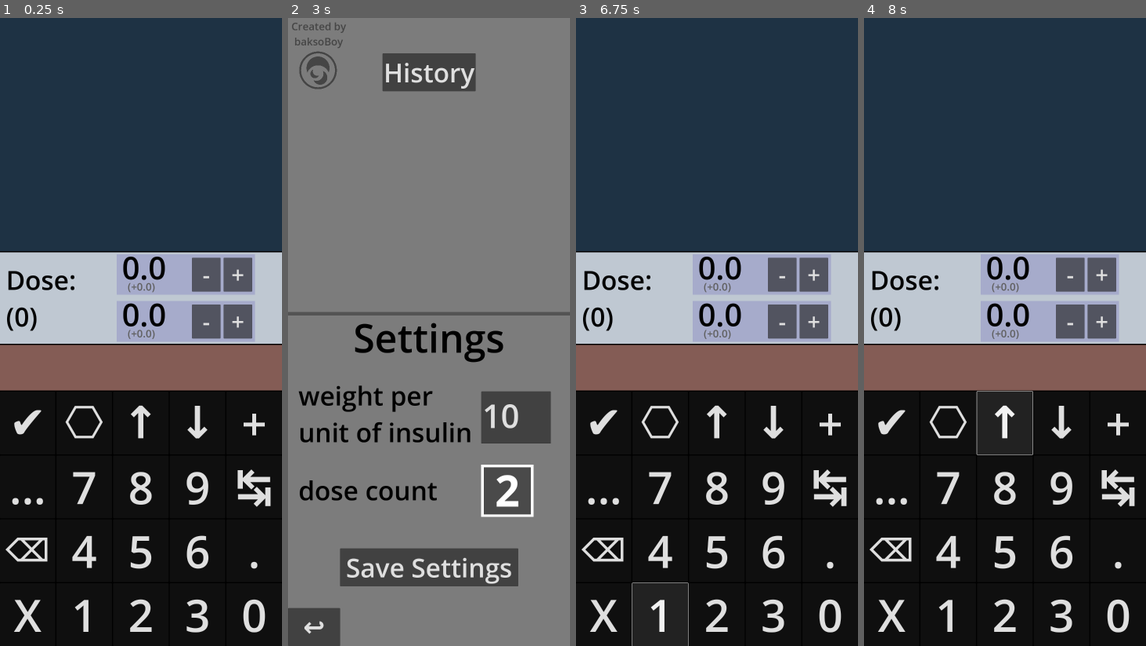
Above: before the commit, frames 1-4 (left to right).
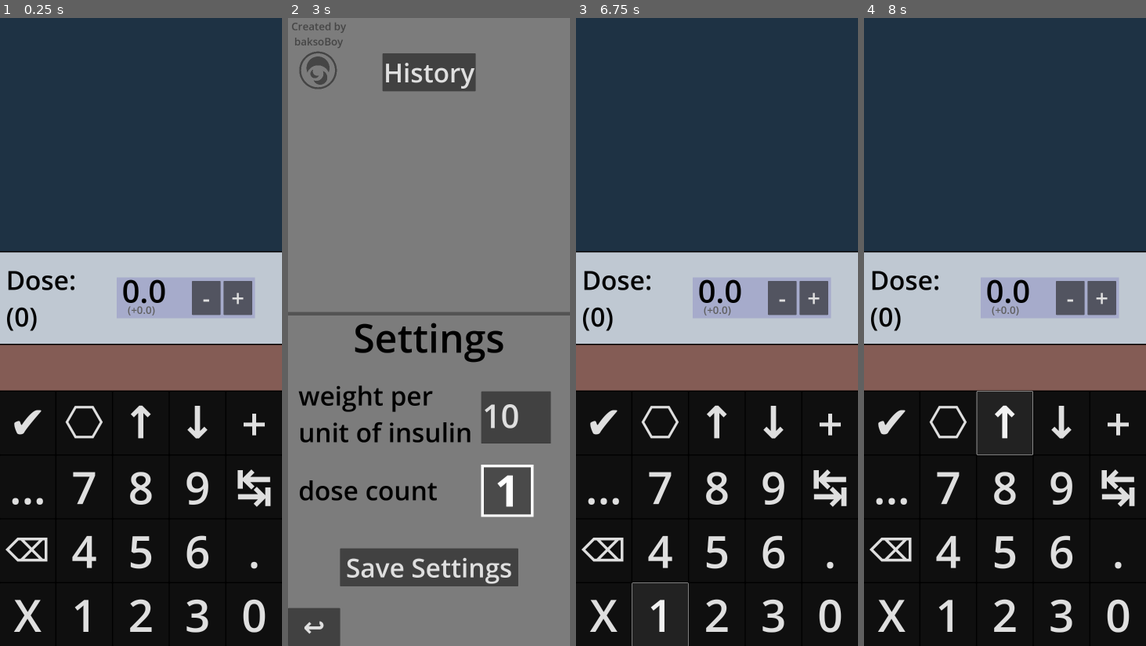
Above: after the commit, the same moments.

Repository: theBaksoBoy/Simple-and-Handy-Insulin-Tool
Game: Godot game, scene res://calculator.tscn
Same seed, same stepped clock (60 frames per second), same inputs: the game is played once before the commit and once after it.
Inputs:
- Up to frame 1 (0.25 s): no input
- Up to frame 2 (3 s): click "+" at 0.5 s; click "-" at 1.25 s; click "✔" at 2 s; click "..." at 2.75 s
- Up to frame 3 (6.75 s): click "⌫" at 3.5 s; click "⎔" at 4.25 s; click "7" at 5 s; click "4" at 5.75 s; click "1" at 6.5 s
- Up to frame 4 (8 s): click "↑" at 7.25 s

The runs differ from the first frame. In frame 1, 4.9% of the frame differs, in the area x 41-91%, y 37-52%; in frame 2, 0.2%; in frame 3, 4.9%; in frame 4, 4.9%.
Error in both runs: Invalid assignment of property or key 'totalCarbs' with value of type 'float' on a base object of type 'Nil'. (res://Calculator.gd:41)

Commit message:
Update Settings.gd
same as previous commit, but where I changed the code instead of the .apk file

Diff:
--- a/Godot-project/Settings/Settings.gd
+++ b/Godot-project/Settings/Settings.gd
@@ -3,14 +3,14 @@
 const SETTINGS_PATH = "user://settings.data"
 
 var weightPerUnitOfInsulin: float = 10
-var useTwoDoses: bool = true
+var useTwoDoses: bool = false
 
 
 func _ready() -> void:
 	if FileAccess.file_exists(SETTINGS_PATH):
 		LoadSettings()  # load settings during start of program
 	else:
-		SaveSettings(10, true)  # make settings file if it doesn't exist
+		SaveSettings(10, false)  # make settings file if it doesn't exist
 		LoadSettings()
 
 
